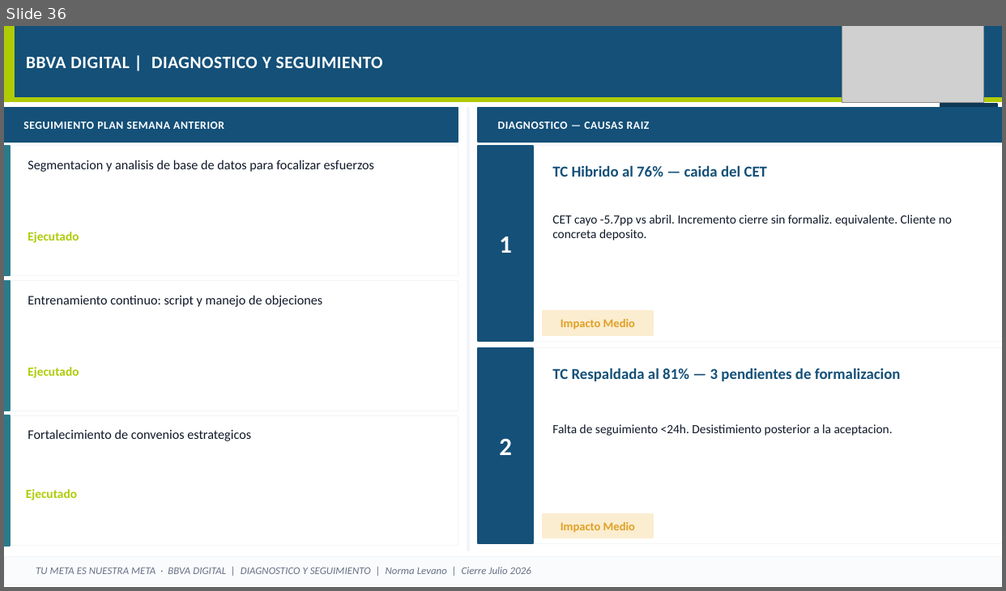
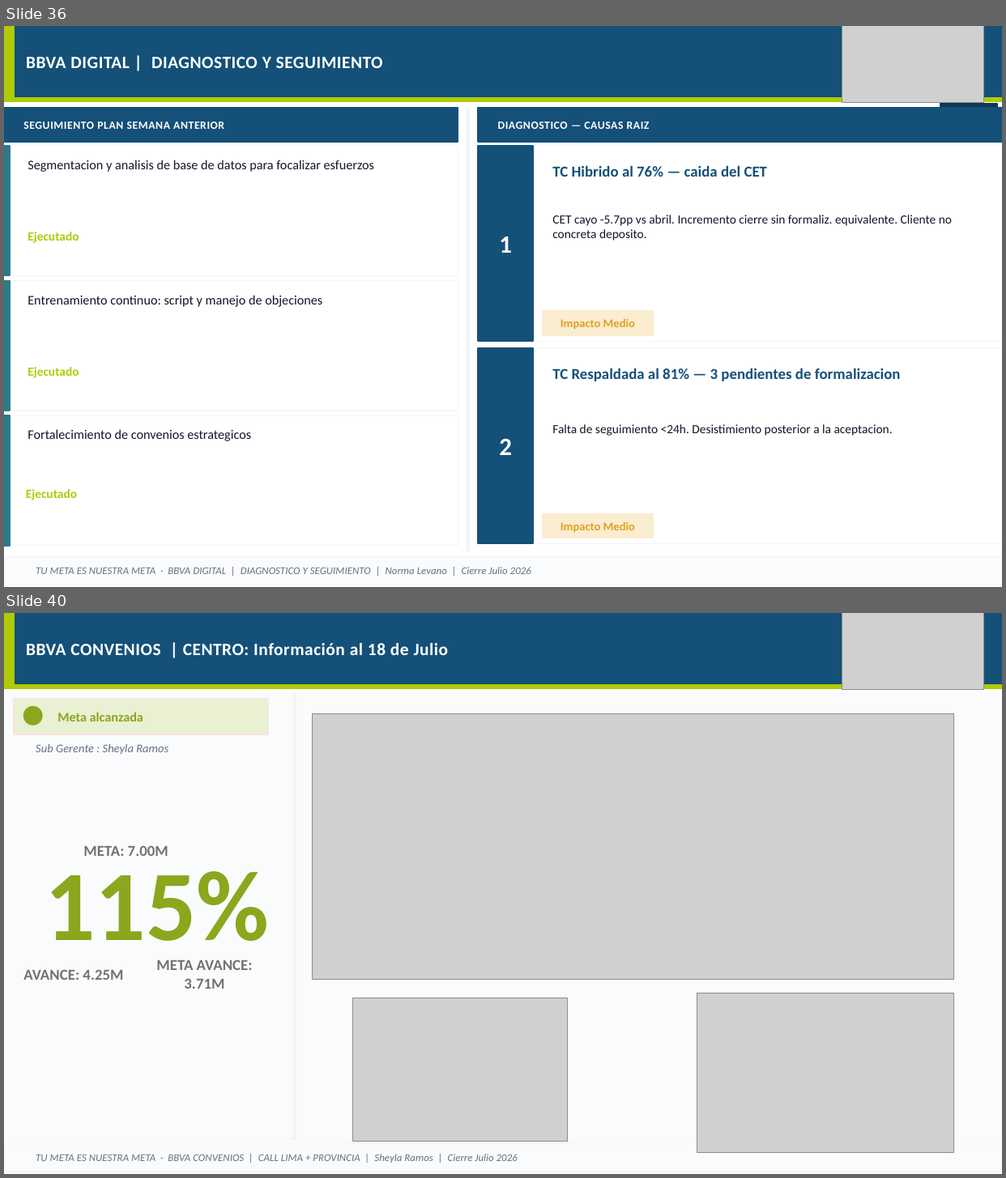
Before and after one commit to piere0405/streamlit_app, a slide deck: plantilla_campanias.pptx. Shown one above the other, each under a label of ours: slide 36 before the commit, slides 36 and 40 after it; the slides between them are not shown. The pictures are 1006x591 and 1006x1178 pixels, drawn with LibreOffice and Linux fonts; fonts in the diff are those of the drawing; grey boxes stand for pictures. Boxes give left, top, right and bottom in pixels: in the first picture for what was removed or moved away, otherwise in the second. Text is boxed around its words. In the diff, an @@ line names an element or a change of style, - is before the commit and + after.

```diff
--- a/plantilla_campanias.pptx
+++ b/plantilla_campanias.pptx
@@ slide 40 added at <box>4,613,1002,1174</box>, background #FAFBFC @@
@@ rectangle added at <box>4,613,1002,685</box>, fill #145078, outline #145078 1 pt @@
@@ rectangle added at <box>4,613,14,685</box>, fill #AFCB07, outline #AFCB07 1 pt @@
@@ picture added at <box>842,613,983,690</box> @@
@@ text added at <box>26,643,449,655</box>, 12.5 pt, text #FFFFFF, bold @@
+BBVA CONVENIOS | CENTRO: Información al 18 de Julio
@@ rectangle added at <box>4,685,1002,689</box>, fill #AFCB07, outline #AFCB07 1 pt @@
@@ rectangle added at <box>14,699,268,735</box>, fill #EAF0D2, outline #FEE2E2 1 pt @@
@@ ellipse added at <box>24,707,42,725</box>, fill #8CA61E, outline #8CA61E 1 pt @@
@@ rectangle added at <box>293,695,296,1139</box>, fill #F2F4F7, outline #F2F4F7 1 pt @@
@@ text added at <box>57,712,143,722</box>, 9.5 pt, text #8CA61E, bold @@
+Meta alcanzada
@@ picture added at <box>313,713,954,979</box> @@
@@ text added at <box>36,744,168,754</box>, 8.5 pt, text #667085, italic @@
+Sub Gerente : Sheyla Ramos
@@ text added at <box>83,845,168,856</box>, 11 pt, text #767171, bold @@
+META: 7.00M
@@ text added at <box>44,871,269,963</box>, 72 pt, text #8CA61E, bold @@
+115%
@@ text added at <box>23,969,123,980</box>, 11 pt, text #767171, bold @@
+AVANCE: 4.25M
@@ text added at <box>156,960,253,989</box>, 11 pt, text #767171, bold @@
+META AVANCE: 3.71M
@@ picture added at <box>352,999,567,1142</box> @@
@@ picture added at <box>697,993,954,1153</box> @@
@@ rectangle added at <box>4,1144,1002,1172</box>, fill #FAFBFC, outline #F2F4F7 0.3 pt @@
@@ text added at <box>36,1154,518,1163</box>, 7.5 pt, text #667085, italic @@
+TU META ES NUESTRA META · BBVA CONVENIOS | CALL LIMA + PROVINCIA | Sheyla Ramos | Cierre Julio 2026
```
Also in this commit, not shown: 11 slides changed, 20 other slides added, 5 other files.
